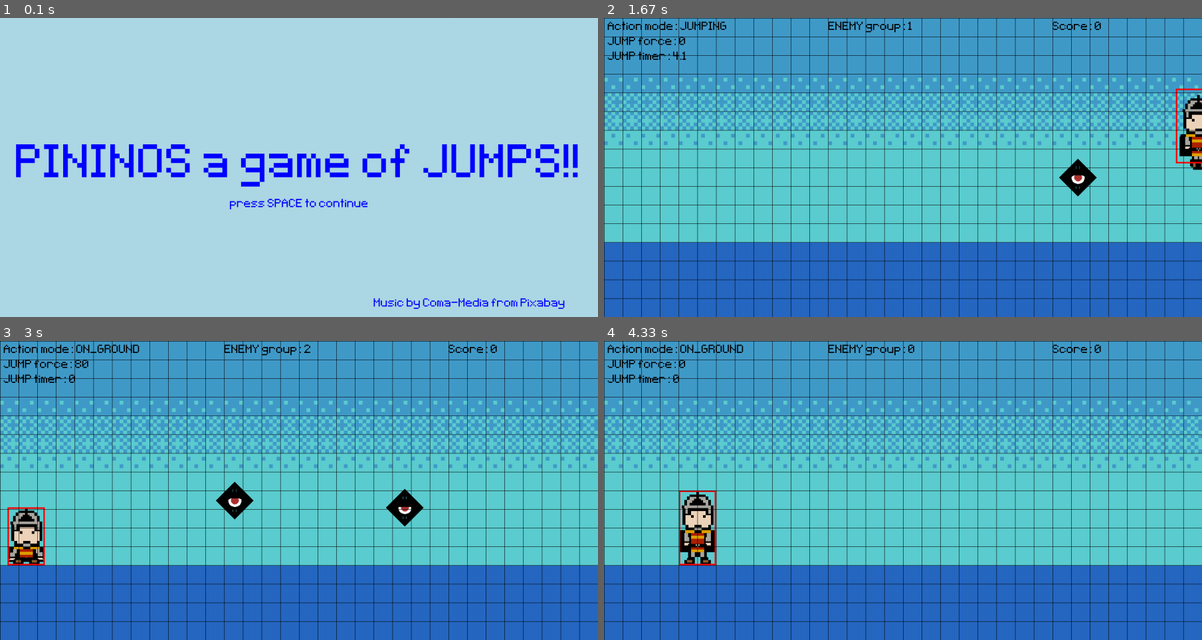
Above: before the commit, frames 1-4 (two rows, left to right).
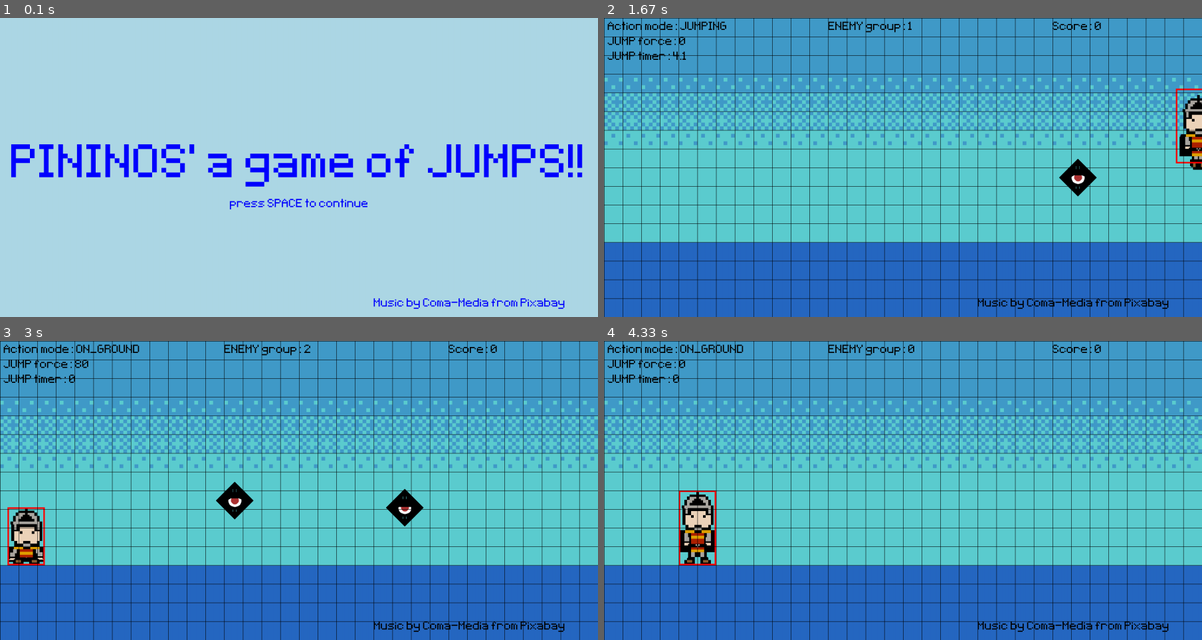
Above: after the commit, the same moments.

Repository: alo40/pygame_pininos
Game: pygame game, started from pininos_main.py
Two runs of this game, one before a commit and one after it. Both use one fixed random seed, a clock stepped at 60 frames per second and the inputs below.
Inputs:
- Up to frame 1 (0.1 s): no input
- Up to frame 2 (1.67 s): tap Space at 0.33 s; hold Left 0.67-1.2 s; hold Down 1.23-1.53 s; hold Left from 1.57 s (still down)
- Up to frame 3 (3 s): release Left at 1.97 s; hold Right 2-2.63 s; hold Down from 2.67 s (still down)
- Up to frame 4 (4.33 s): release Down at 3.03 s; hold Left 3.07-3.53 s; hold Right 3.57-4.03 s; tap Space at 4.07 s

The runs differ from the first frame. In frame 1, 5.3% of the frame differs, in the area x 1-98%, y 42-57%; in frame 2, 0.4%; in frame 3, 0.4%; in frame 4, 0.4%.

Commit message:
added game over sound (Sound by deleted_user_877451 from freesound)

Diff:
--- a/pininos_main.py
+++ b/pininos_main.py
@@ -395,11 +395,11 @@
         if game_mode == Game.START:
             fill_color = 'lightblue'
             text_color = 'blue'
-            text_message = f"PININOS a game of JUMPS!!"
+            text_message = "PININOS' a game of JUMPS!!"
 
             if play_music:
                 pg.mixer.music.load("audio/chill-abstract-intention-12099.mp3")
-                pg.mixer.music.play(-1)
+                pg.mixer.music.play(-1)  # -1 to play it continuosly
                 text_music = "Music by Coma-Media from Pixabay"
                 play_music = False
 
@@ -414,15 +414,21 @@
             text_message = f"GAME {game_mode.name}"
 
             if play_music:
-                pg.mixer.music.load("audio/cinematic-dramatic-11120.mp3")
-                pg.mixer.music.play(-1)
-                text_music = "Music by AleXZavesa from Pixabay"
+                pg.mixer.music.load("audio/76376__deleted_user_877451__game_over.wav")
+                pg.mixer.music.play()
+                text_music = "Sound by deleted_user_877451"
                 play_music = False
 
         else:  # game_mode = Game.NEXT
             fill_color = 'lightyellow'
             text_color = 'orange'
             text_message = "NEXT LEVEL"
+
+        # if play_music:  # Game.END (not implemented)
+        #     pg.mixer.music.load("audio/cinematic-dramatic-11120.mp3")
+        #     pg.mixer.music.play(-1)
+        #     text_music = "Music by AleXZavesa from Pixabay"
+        #     play_music = False
 
         # black screen
         screen.fill(fill_color)
@@ -507,12 +513,21 @@
         enemy_group.draw(screen)
         enemy_group.update()
 
+        # play/stop background music
+        # pg.mixer.music.stop()
+        if play_music:
+            pg.mixer.music.load("audio/chill-ambient-11322.mp3")
+            pg.mixer.music.play(-1)
+            text_music = "Music by Coma-Media from Pixabay"
+            play_music = False
+
         # hero collision with enemy_group!
         if pg.sprite.spritecollide(hero.sprite, enemy_group, False):
             text_collision = game_active_font.render('Enemy collision: GAME OVER!', False, 'Red')
             screen.blit(text_collision, (600, 50))
             game_day = game_mode  # save game day
             game_mode = Game.OVER  # GAME OVER!
+            play_music = True  # to change background music
 
         # GAME SCORE  ###################################################################
 
@@ -533,11 +548,6 @@
                 game_day = game_mode  # save day for next level
                 game_mode = Game.NEXT
 
-        # MUSIC  #########################################################################
-
-        # Stop the music when the game is over
-        pg.mixer.music.stop()
-
         # GRID LINES  ###################################################################
 
         # Draw the horizontal lines of the grid
@@ -570,6 +580,10 @@
         text_screen = game_active_font.render(f'Score: {game_score}', False, 'Black')
         screen.blit(text_screen, (1200, 10))
 
+        # print music credit
+        text_screen = game_active_font.render(text_music, False, 'Black')
+        screen.blit(text_screen, (1000, 750))
+
     # LOOP END ##########################################################################
 
     # # Show frame rate in title bar
Not shown, added: audio/76376__deleted_user_877451__game_over.wav
Not shown, added: audio/chill-ambient-11322.mp3
Not shown, added: audio/everything-feels-new-15241.mp3
